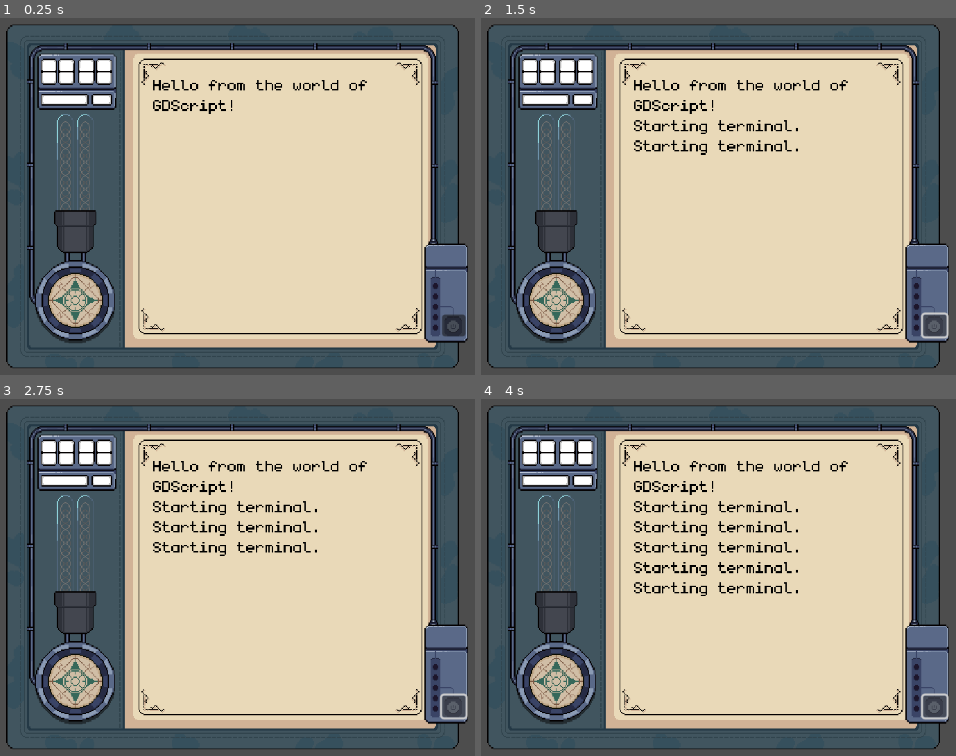
Above: before the commit, frames 1-4 (two rows, left to right).
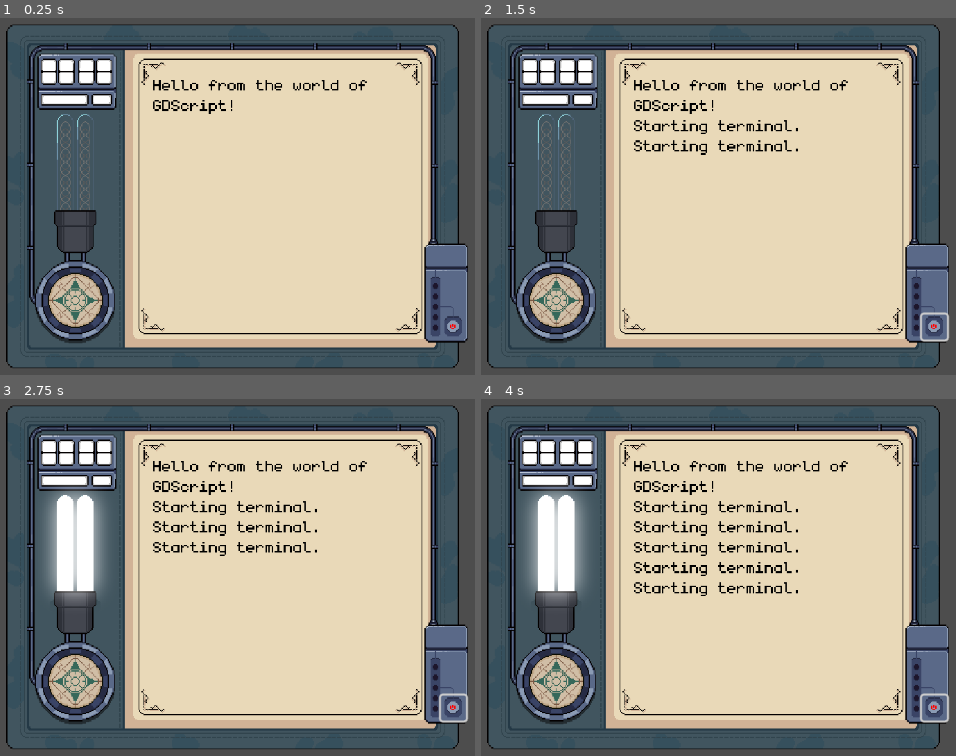
Above: after the commit, the same moments.

Repository: Limit-sest/wiretap
Game: Godot game, scene res://node_2d.tscn
The game is run twice, just before and just after one commit, with the same random seed, the same clock (stepped at 60 frames per second) and the same inputs.
Inputs (mouse positions are in pixels of both pictures, inside the frame that each line leads up to; where the layout moved, square brackets give the same spot in the first picture):
- Up to frame 1 (0.25 s): no input
- Up to frame 2 (1.5 s): click (932, 328) [937, 325] at 0.5 s; tap Enter at 1.25 s; hold Right from 1.28 s (still down); tap Alt at 1.35 s
- Up to frame 3 (2.75 s): tap Space at 2 s; release Right at 2.03 s; hold Down from 2.03 s (still down); tap Shift at 2.1 s
- Up to frame 4 (4 s): tap Enter at 2.75 s; release Down at 2.78 s; hold Right 2.78-3.53 s; tap Alt at 2.85 s; tap Space at 3.5 s; hold Up from 3.53 s (still down); tap Shift at 3.6 s

The runs differ from the first frame. In frame 1, 0.3% of the frame differs, in the area x 93-99%, y 82-90%; in frame 2, 0.4%; in frame 3, 4.0%, in the area x 9-99%, y 24-91%; in frame 4, 4.0%.

Commit message:
Add button state indicator

Diff:
--- a/node_2d.tscn
+++ b/node_2d.tscn
@@ -1,21 +1,25 @@
-[gd_scene load_steps=4 format=3 uid="uid://ecls1n4djcxu"]
+[gd_scene load_steps=7 format=3 uid="uid://ecls1n4djcxu"]
 
 [ext_resource type="Texture2D" uid="uid://cgc21oajcql6g" path="res://assets/Sprites/Pixel Map/0.png" id="1_wtcfe"]
 [ext_resource type="FontFile" uid="uid://yf0sdapmf0uv" path="res://assets/monogram-extended.ttf" id="2_0e48y"]
+[ext_resource type="Script" uid="uid://5v1pgaho47gh" path="res://scripts/bulb_controller.gd" id="2_kdubu"]
 [ext_resource type="Script" uid="uid://bb41npcv61isl" path="res://scripts/tty.gd" id="3_epypp"]
+[ext_resource type="Texture2D" uid="uid://bdrymm1ipm8qu" path="res://assets/Sprites/Content/Power Hub/7.png" id="5_d21ai"]
+[ext_resource type="Texture2D" uid="uid://d3vgqqftrcdmo" path="res://assets/Sprites/Content/Bulb/1.png" id="6_rj586"]
 
 [node name="Node2D" type="Node2D"]
 texture_filter = 1
 
 [node name="Camera2D" type="Camera2D" parent="."]
 
-[node name="0" type="Sprite2D" parent="."]
+[node name="Main panel" type="Sprite2D" parent="."]
 texture_filter = 1
 position = Vector2(-194, -2)
 scale = Vector2(1.5, 1.5)
 texture = ExtResource("1_wtcfe")
+script = ExtResource("2_kdubu")
 
-[node name="tty" type="RichTextLabel" parent="0"]
+[node name="tty" type="RichTextLabel" parent="Main panel"]
 offset_left = -77.0
 offset_top = -119.0
 offset_right = 85.888885
@@ -26,24 +30,26 @@
 theme_override_fonts/normal_font = ExtResource("2_0e48y")
 theme_override_font_sizes/normal_font_size = 16
 bbcode_enabled = true
-text = "Lorem ipsum dolor sit amet consectetur adipiscing elit. Quisque faucibus ex sapien vitae pellentesque sem placerat. In id cursus mi pretium tellus duis convallis. Tempus leo eu aenean sed diam urna tempor. Pulvinar vivamus fringilla lacus nec metus bibendum egestas. Iaculis massa nisl malesuada lacinia integer nunc posuere. Ut hendrerit semper vel class aptent taciti sociosqu. Ad litora torquent per conubia nostra inceptos himenaeos.
-
-Lorem ipsum dolor sit amet consectetur adipiscing elit. Quisque faucibus ex sapien vitae pellentesque sem placerat. In id cursus mi pretium tellus duis convallis. Tempus leo eu aenean sed diam urna tempor. Pulvinar vivamus fringilla lacus nec metus bibendum egestas. Iaculis massa nisl malesuada lacinia integer nunc posuere. Ut hendrerit semper vel class aptent taciti sociosqu. Ad litora torquent per conubia nostra inceptos himenaeos.
-
-Lorem ipsum dolor sit amet consectetur adipiscing elit. Quisque faucibus ex sapien vitae pellentesque sem placerat. In id cursus mi pretium tellus duis convallis. Tempus leo eu aenean sed diam urna tempor. Pulvinar vivamus fringilla lacus nec metus bibendum egestas. Iaculis massa nisl malesuada lacinia integer nunc posuere. Ut hendrerit semper vel class aptent taciti sociosqu. Ad litora torquent per conubia nostra inceptos himenaeos.
-
-Lorem ipsum dolor sit amet consectetur adipiscing elit. Quisque faucibus ex sapien vitae pellentesque sem placerat. In id cursus mi pretium tellus duis convallis. Tempus leo eu aenean sed diam urna tempor. Pulvinar vivamus fringilla lacus nec metus bibendum egestas. Iaculis massa nisl malesuada lacinia integer nunc posuere. Ut hendrerit semper vel class aptent taciti sociosqu. Ad litora torquent per conubia nostra inceptos himenaeos.
-
-Lorem ipsum dolor sit amet consectetur adipiscing elit. Quisque faucibus ex sapien vitae pellentesque sem placerat. In id cursus mi pretium tellus duis convallis. Tempus leo eu aenean sed diam urna tempor. Pulvinar vivamus fringilla lacus nec metus bibendum egestas. Iaculis massa nisl malesuada lacinia integer nunc posuere. Ut hendrerit semper vel class aptent taciti sociosqu. Ad litora torquent per conubia nostra inceptos himenaeos."
 scroll_active = false
 scroll_following = true
 selection_enabled = true
 script = ExtResource("3_epypp")
 
-[node name="Button" type="Button" parent="0"]
-offset_left = 201.33333
-offset_top = 112.66667
+[node name="Timer" type="Timer" parent="Main panel/tty"]
+
+[node name="Button" type="Button" parent="Main panel"]
+offset_left = 199.99998
+offset_top = 113.333336
 offset_right = 223.99998
-offset_bottom = 133.66667
+offset_bottom = 137.33334
+toggle_mode = true
+icon = ExtResource("5_d21ai")
+flat = true
 
-[connection signal="pressed" from="0/Button" to="0/tty" method="_on_button_pressed"]
+[node name="Bulb" type="Sprite2D" parent="Main panel"]
+visible = false
+position = Vector2(-154, -8.000001)
+texture = ExtResource("6_rj586")
+
+[connection signal="pressed" from="Main panel/Button" to="Main panel/tty" method="_on_button_pressed"]
+[connection signal="toggled" from="Main panel/Button" to="Main panel" method="_on_button_toggled"]
--- /dev/null
+++ b/scripts/bulb_controller.gd
@@ -0,0 +1,6 @@
+extends Sprite2D
+
+@onready var bulb = $Bulb
+
+func _on_button_toggled(toggled_on: bool) -> void:
+	bulb.visible = toggled_on
Not shown, added: scripts/bulb_controller.gd.uid
